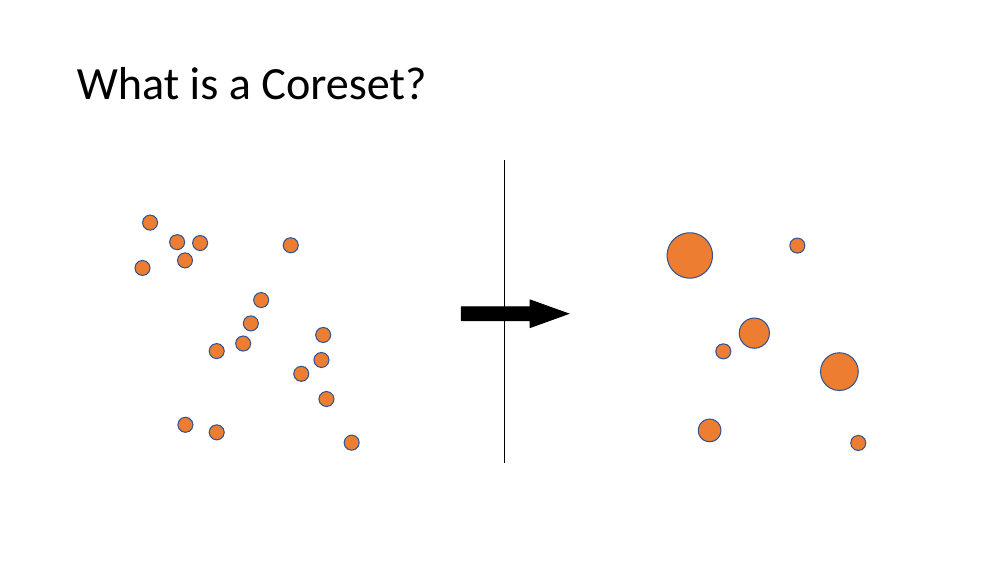
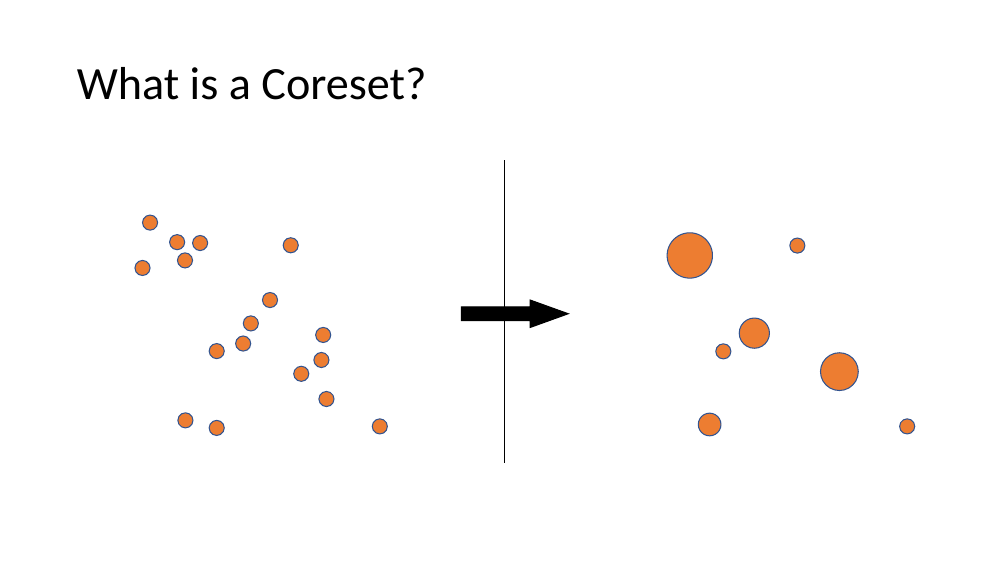
Before and after one commit to zkarnin/density_sketch, a slide deck: slide 2 of presentation.pptx. Drawn at 1008x567 pixels with LibreOffice and Linux fonts; fonts in the diff are those of the drawing. Boxes give left, top, right and bottom in pixels: in the first picture for what was removed or moved away, otherwise in the second. Text is boxed around its words. In the diff, an @@ line names an element or a change of style, - is before the commit and + after.

```diff
--- a/presentation.pptx
+++ b/presentation.pptx
@@ ellipse: place and size @@
-ellipse at bbox=[253, 293, 268, 308]
+ellipse at bbox=[262, 293, 278, 308]
@@ ellipse: place and size @@
-ellipse at bbox=[344, 436, 359, 451]
+ellipse at bbox=[372, 419, 387, 434]
@@ 3 ellipses: place and size @@
-3 ellipses at bbox=[178, 417, 721, 442]
+3 ellipses at bbox=[178, 413, 721, 436]
@@ ellipse: place and size @@
-ellipse at bbox=[851, 436, 866, 451]
+ellipse at bbox=[900, 419, 915, 434]
```
Also in this commit, not shown: 1 other slide changed, 9 slides added, 2 slides removed.
